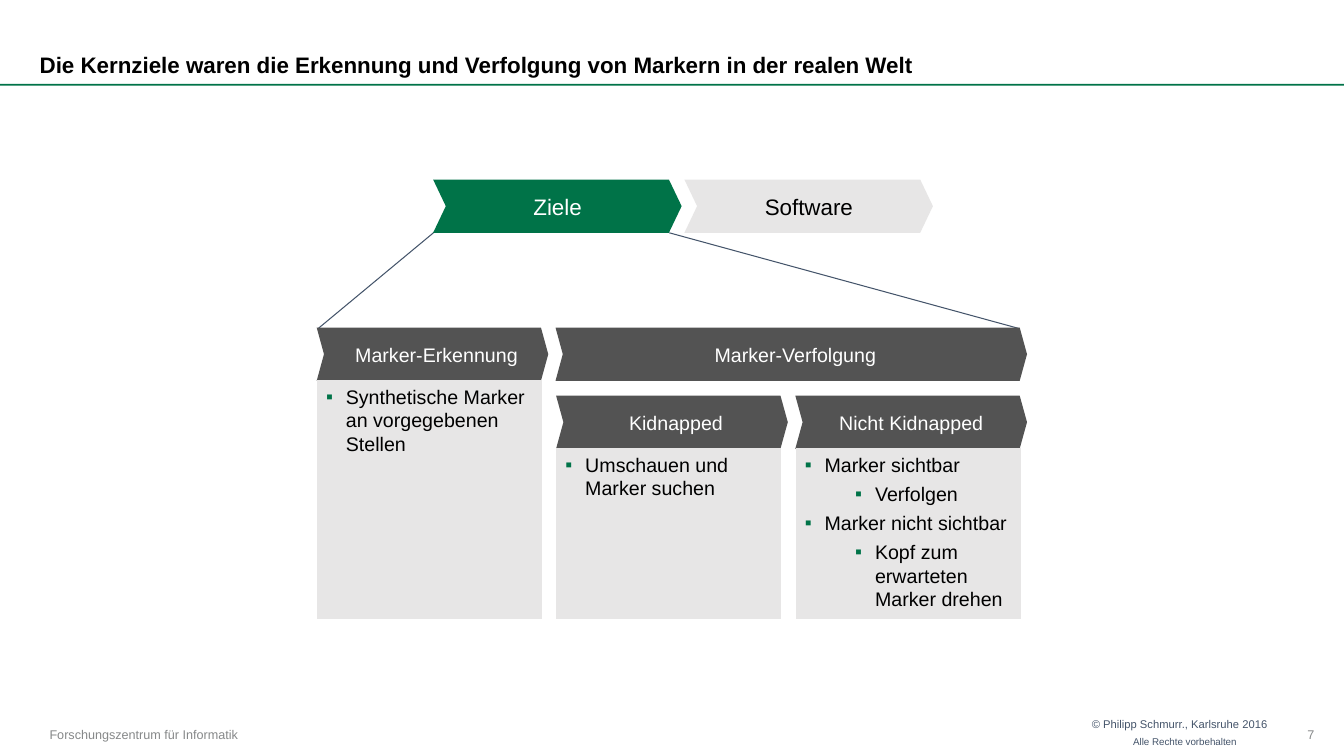
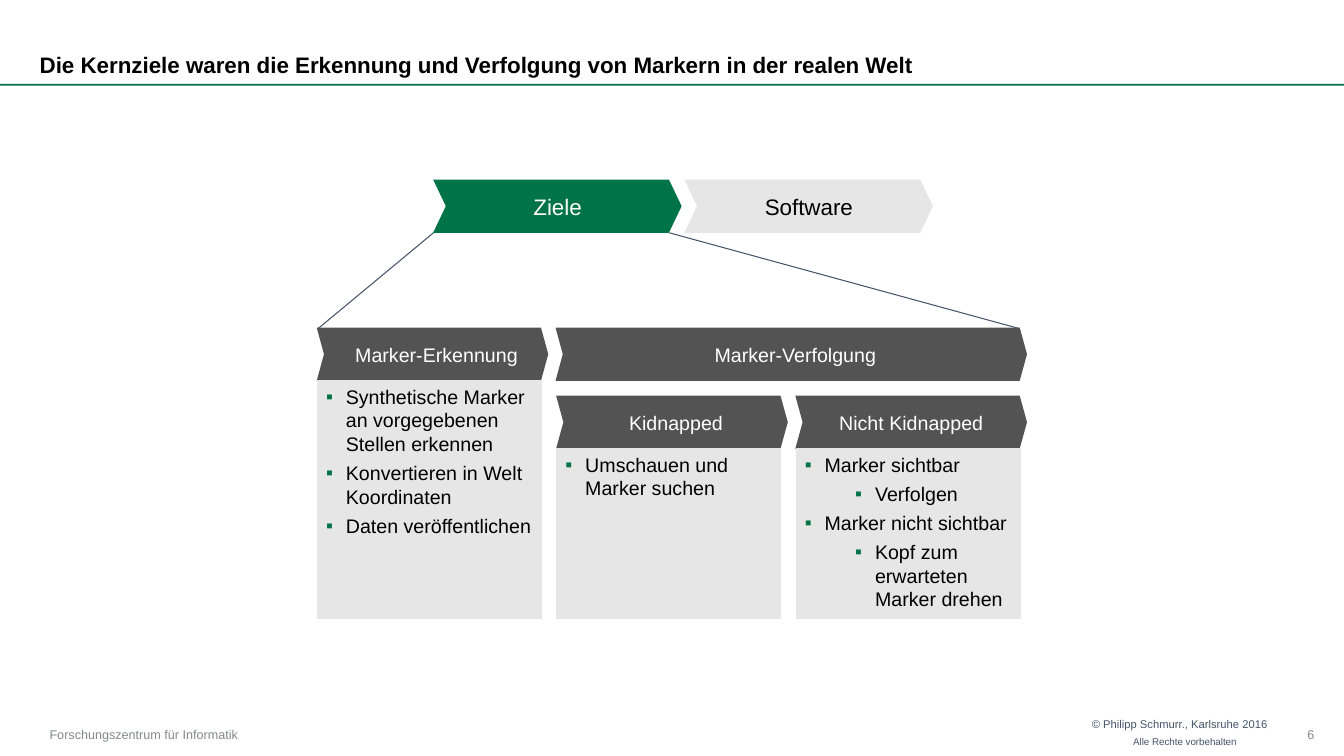
Before and after one commit to OtonoKakuei/robprak1516-documentation, a slide deck: slide 7 of robprak1516-presentation.pptx. Drawn at 1344x756 pixels with LibreOffice and Linux fonts; fonts in the diff are those of the drawing; background and template pictures are left out. Boxes give left, top, right and bottom in pixels: in the first picture for what was removed or moved away, otherwise in the second. Text is boxed around its words. In the diff, an @@ line names an element or a change of style, - is before the commit and + after.

```diff
--- a/robprak1516-presentation.pptx
+++ b/robprak1516-presentation.pptx
@@ text in rectangle at bbox=[346, 389, 531, 534]: text changed @@
-▪ Synthetische Marker an vorgegebenen Stellen
+▪ Synthetische Marker an vorgegebenen Stellen erkennen
+▪ Konvertieren in Welt Koordinaten
+▪ Daten veröffentlichen
@@ page number at bbox=[1307, 730, 1314, 739]: text changed @@
-7
+6
```
Also in this commit, not shown: 4 other slides changed.
